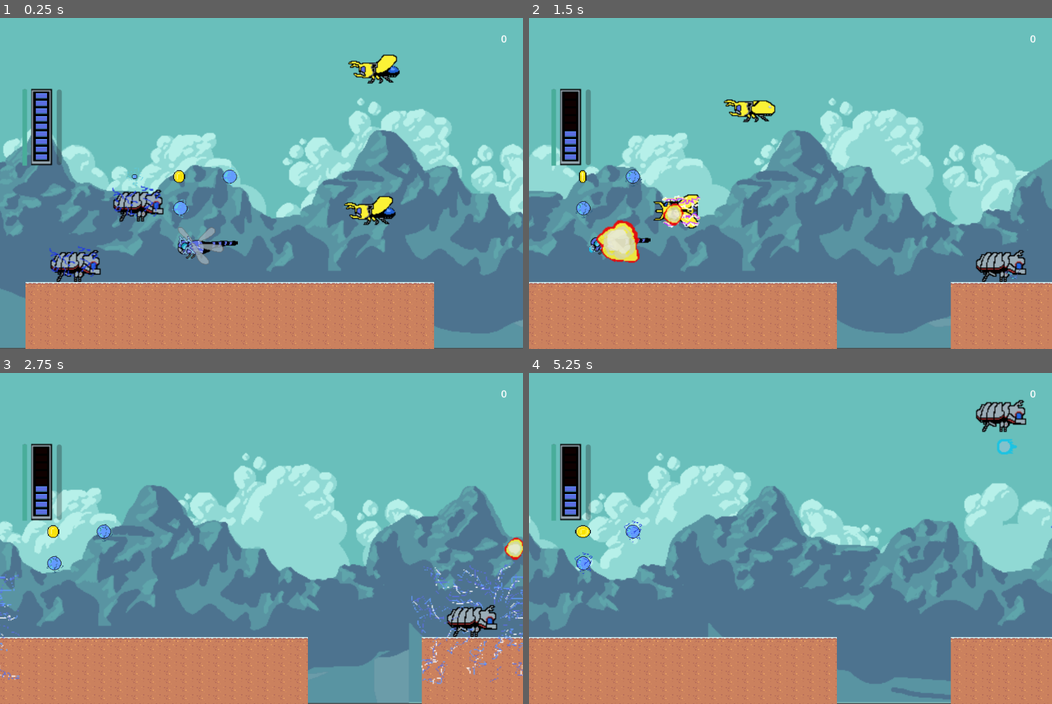
Above: before the commit, frames 1-4 (two rows, left to right).
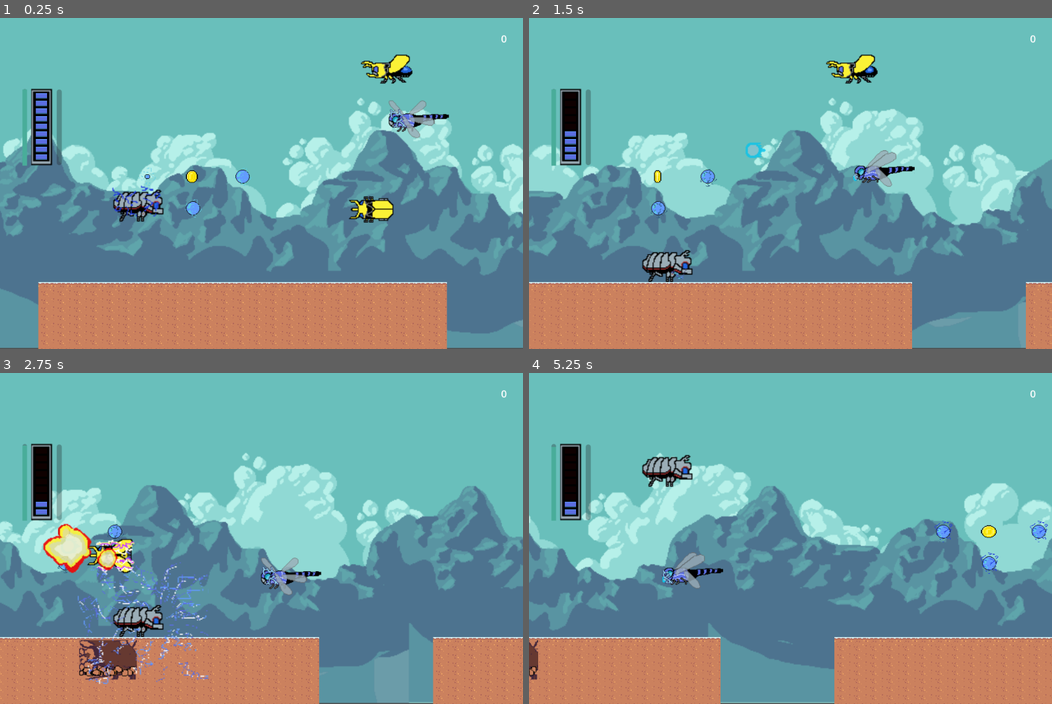
Above: after the commit, the same moments.

Repository: alphaFaiz/cy-bugs
Game: Godot game, scene res://game.tscn
Two runs of this game, one before a commit and one after it. Both use one fixed random seed, a clock stepped at 60 frames per second and the inputs below.
Inputs:
- Up to frame 1 (0.25 s): no input
- Up to frame 2 (1.5 s): hold Up (ui_up) from 0.53 s (still down); tap Z (attack) at 0.6, 1.35 s
- Up to frame 3 (2.75 s): release Up (ui_up) at 2.03 s; hold Down (ui_down) from 2.03 s (still down); hold X (switch_form) from 2.03 s (still down); tap Z (attack) at 2.3 s
- Up to frame 4 (5.25 s): release Down (ui_down) at 2.78 s; release X (switch_form) at 2.78 s; hold Up (ui_up) 2.78-4.28 s; tap Z (attack) at 2.85, 3.6, 4.55, 5.1 s; tap C (skill) at 4.15 s; hold Down (ui_down) 4.28-5.03 s; tap X (switch_form) at 4.35 s; tap Up (ui_up) at 4.52 s; hold Up (ui_up) from 5.03 s (still down)

The runs differ from the first frame. In frame 1, 5.6% of the frame differs, in the area x 4-86%, y 11-100%; in frame 2, 12%; in frame 3, 8.9%; in frame 4, 12%, in the area x 0-100%, y 8-100%.
Error before the commit: Invalid access to property or key 'shape' on a base object of type 'null instance'. (res://enemies/drake_dragonfly_enemy.gd:22)

Commit message:
update drake

Diff:
--- a/Player.gd
+++ b/Player.gd
@@ -252,6 +252,8 @@
 		enemy.velocity /= 12
 		enemy.speed /= 12
 		enemy.animation_speed /= 3.0
+		if enemy.get_node("Timer"):
+			print(enemy)
 	emit_signal("clockup_mode", true)
 	clockupTimer.start()
 	return true
--- a/enemies/bee_enemy.tscn
+++ b/enemies/bee_enemy.tscn
@@ -112,14 +112,8 @@
 [node name="CollisionShape2D" parent="." index="1"]
 position = Vector2(-1, -2)
 
-[node name="DetectionArea" parent="." index="2"]
-visible = true
-
 [node name="CollisionShape2D" parent="DetectionArea" index="0"]
 shape = SubResource("CircleShape2D_6lc53")
 
-[node name="AttackArea" parent="." index="3"]
-visible = true
-
 [node name="CollisionShape2D" parent="AttackArea" index="0"]
 shape = SubResource("CircleShape2D_v4d7g")
--- a/enemies/caucasus_enemy.tscn
+++ b/enemies/caucasus_enemy.tscn
@@ -117,14 +117,8 @@
 sprite_frames = SubResource("SpriteFrames_hna6s")
 animation = &"attack"
 
-[node name="DetectionArea" parent="." index="2"]
-visible = true
-
 [node name="CollisionShape2D" parent="DetectionArea" index="0"]
 shape = SubResource("CircleShape2D_bh7fc")
 
-[node name="AttackArea" parent="." index="3"]
-visible = true
-
 [node name="CollisionShape2D" parent="AttackArea" index="0"]
 shape = SubResource("CircleShape2D_0vfgc")
--- a/enemies/drake_bullet_enemy.gd
+++ b/enemies/drake_bullet_enemy.gd
@@ -1,5 +1,5 @@
 extends BaseEnemy
 
 func _physics_process(delta: float) -> void:
-	velocity = Vector2(-speed * 2, 0)
+	velocity = Vector2(-speed * 4, 0)
 	move_and_collide(velocity * delta)
--- a/enemies/drake_bullet_enemy.tscn
+++ b/enemies/drake_bullet_enemy.tscn
@@ -101,6 +101,7 @@
 [node name="AnimatedSprite2D" parent="." index="0"]
 position = Vector2(5, 0)
 sprite_frames = SubResource("SpriteFrames_s00om")
+autoplay = "idle"
 
 [node name="CollisionShape2D" parent="." index="1"]
 position = Vector2(0, 0)
--- a/enemies/drake_dragonfly_enemy.gd
+++ b/enemies/drake_dragonfly_enemy.gd
@@ -1,9 +1,14 @@
 extends BaseEnemy
 
 @onready var shoot_timer = $ShootTimer
+@onready var default_wait_time = shoot_timer.wait_time
+
 const drake_bullet = preload("res://enemies/drake_bullet_enemy.tscn")
+var head_down = true
 
-var head_down = true
+#func _ready():
+#	shoot_timer.wait_time = shoot_timer.wait_time * (speed/ default_speed)
+#	print("shoot_timer.wait_time:", shoot_timer.wait_time)
 
 func orbit_target() -> void:
 	var direction := _target.global_position.direction_to(global_position)
@@ -11,7 +16,12 @@
 
 # Steers towards the target position.
 func follow(target_global_position: Vector2) -> void:
-#	print(global_position.y, " - ", get_node("CollisionShape2D").shape.height)
+	var new_wait_time = default_wait_time * (default_speed / speed )
+	if new_wait_time != shoot_timer.wait_time:
+		shoot_timer.stop()
+	shoot_timer.wait_time = new_wait_time
+
+	print("shoot_timer.wait_time:", shoot_timer.wait_time)
 	if head_down:
 		velocity = Vector2(0, +speed)
 	else:
@@ -32,10 +42,12 @@
 		shoot_timer.start()
 
 func _on_shoot_timer_timeout() -> void:
+	print("shoot!")
 	if _target:
 		follow(_target.global_position)
 	if is_attacking:
 		var inst = drake_bullet.instantiate()
-		print("shoot!")
-		inst.position = Vector2(-get_node("CollisionShape2D").shape.height/1.8, 0)
-		add_child(inst)
+		print("shoot!", global_position.y, " - ", position.y)
+#		inst.position = Vector2(global_position.x - get_node("CollisionShape2D").shape.height/1.5, global_position.y + 20)
+		inst.position = global_position
+		get_parent().add_child(inst)
--- a/enemies/drake_dragonfly_enemy.tscn
+++ b/enemies/drake_dragonfly_enemy.tscn
@@ -119,7 +119,6 @@
 position = Vector2(2, 3)
 
 [node name="DetectionArea" parent="." index="2"]
-visible = true
 position = Vector2(2, 2)
 
 [node name="CollisionShape2D" parent="DetectionArea" index="0"]
@@ -127,7 +126,6 @@
 shape = SubResource("CircleShape2D_808hn")
 
 [node name="AttackArea" parent="." index="3"]
-visible = true
 position = Vector2(0, 3)
 
 [node name="CollisionShape2D" parent="AttackArea" index="0"]
@@ -135,6 +133,5 @@
 shape = SubResource("CircleShape2D_ndefg")
 
 [node name="ShootTimer" type="Timer" parent="." index="6"]
-wait_time = 2.0
 
 [connection signal="timeout" from="ShootTimer" to="." method="_on_shoot_timer_timeout"]
--- a/game.gd
+++ b/game.gd
@@ -27,7 +27,7 @@
 ]
 var current_segment_index = 0
 
-var speed = 200
+var speed = 100
 # Called when the node enters the scene tree for the first time.
 func _ready():
 	if _player and _energy_bar and _stamina_bar:
--- a/segments/A.tscn
+++ b/segments/A.tscn
@@ -230,10 +230,10 @@
 shape = SubResource("RectangleShape2D_bnpfq")
 
 [node name="bee_enemy" parent="." instance=ExtResource("4_qdqpt")]
-position = Vector2(276, 238)
+position = Vector2(868, 287)
 
 [node name="caucasus_enemy" parent="." instance=ExtResource("5_c61wd")]
 position = Vector2(856, 392)
 
 [node name="drake_enemy" parent="." instance=ExtResource("7_jmpsx")]
-position = Vector2(695, 459)
+position = Vector2(883, 208)
--- a/segments/B.tscn
+++ b/segments/B.tscn
@@ -6,7 +6,6 @@
 [ext_resource type="PackedScene" uid="uid://blaprf7osksqh" path="res://pickup-items/score_item.tscn" id="3_2cbpc"]
 [ext_resource type="PackedScene" uid="uid://vrhs2s0s3mhy" path="res://enemies/caucasus_enemy.tscn" id="4_xhyyr"]
 [ext_resource type="PackedScene" uid="uid://cnsyk6d1p4wir" path="res://enemies/drake_dragonfly_enemy.tscn" id="6_ihea1"]
-[ext_resource type="PackedScene" uid="uid://3652aylf4yu6" path="res://Player.tscn" id="7_yexia"]
 
 [sub_resource type="TileSetAtlasSource" id="TileSetAtlasSource_d6kvq"]
 texture = ExtResource("1_kp3ie")
@@ -289,7 +288,4 @@
 position = Vector2(774, 384)
 
 [node name="drake_enemy" parent="." instance=ExtResource("6_ihea1")]
-position = Vector2(456, 428)
-
-[node name="Player" parent="." instance=ExtResource("7_yexia")]
-position = Vector2(206, 426)
+position = Vector2(844, 180)
Not shown: 1 places in segments/B.tscn that only renumber resources
